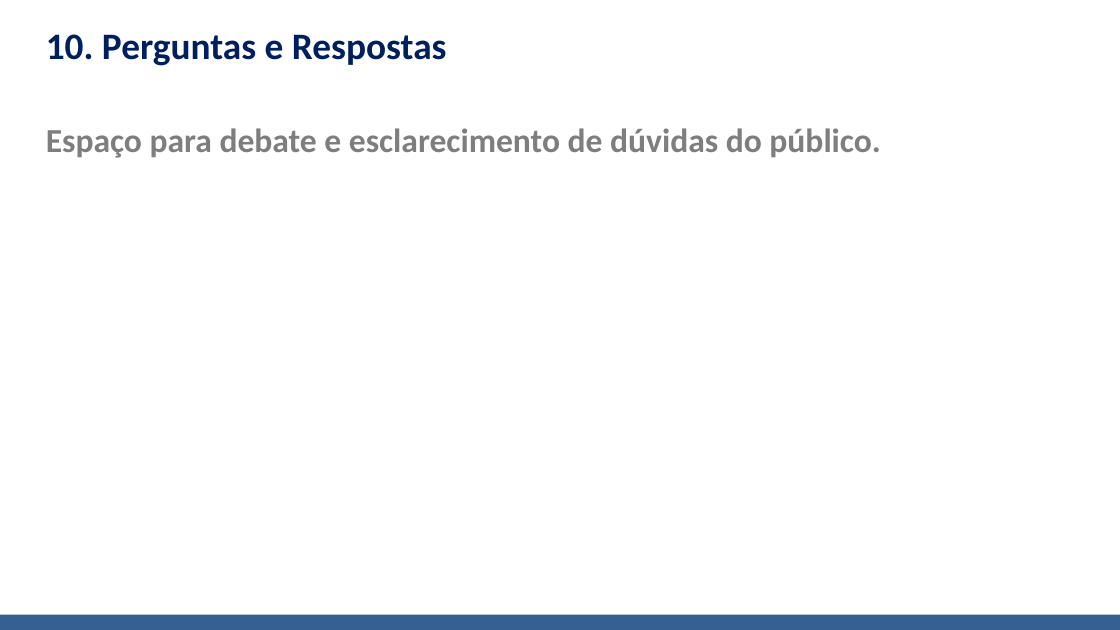
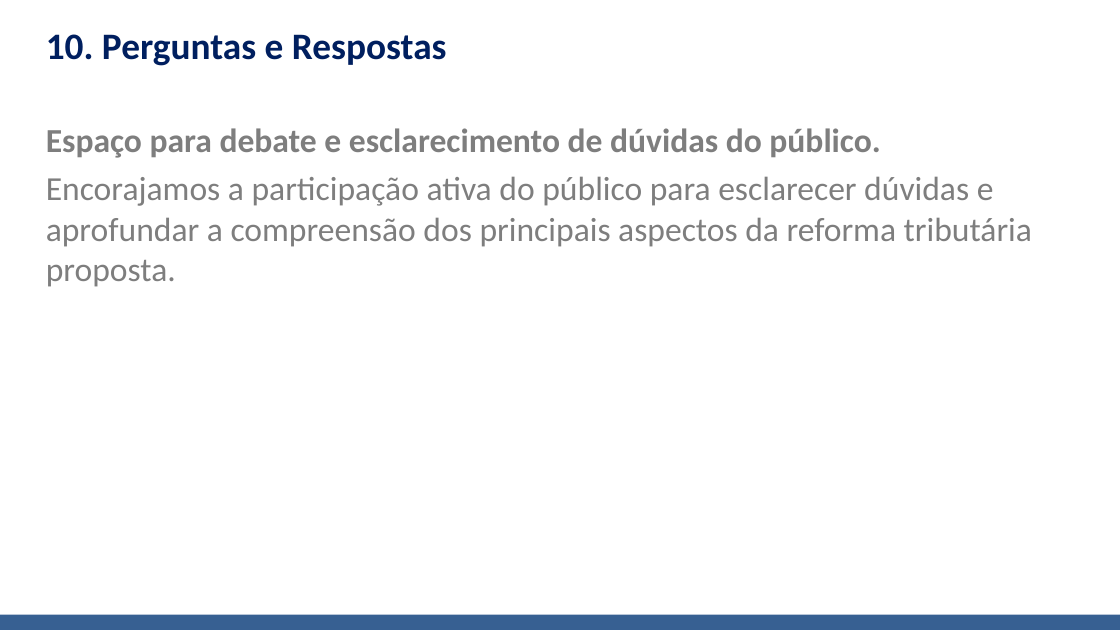
Before and after one commit to Arthur5252/apresentacao_ia, a slide deck: slide 11 of apresentacao.pptx. Drawn at 1120x630 pixels with LibreOffice and Linux fonts; fonts in the diff are those of the drawing; background and template pictures are left out. Boxes give left, top, right and bottom in pixels: in the first picture for what was removed or moved away, otherwise in the second. Text is boxed around its words. In the diff, an @@ line names an element or a change of style, - is before the commit and + after.

```diff
--- a/apresentacao.pptx
+++ b/apresentacao.pptx
@@ text at [46, 176, 1032, 287]: paragraph added @@
+Encorajamos a participação ativa do público para esclarecer dúvidas e aprofundar a compreensão dos principais aspectos da reforma tributária proposta.
```
Also in this commit, not shown: 9 other slides changed, 5 other files.
